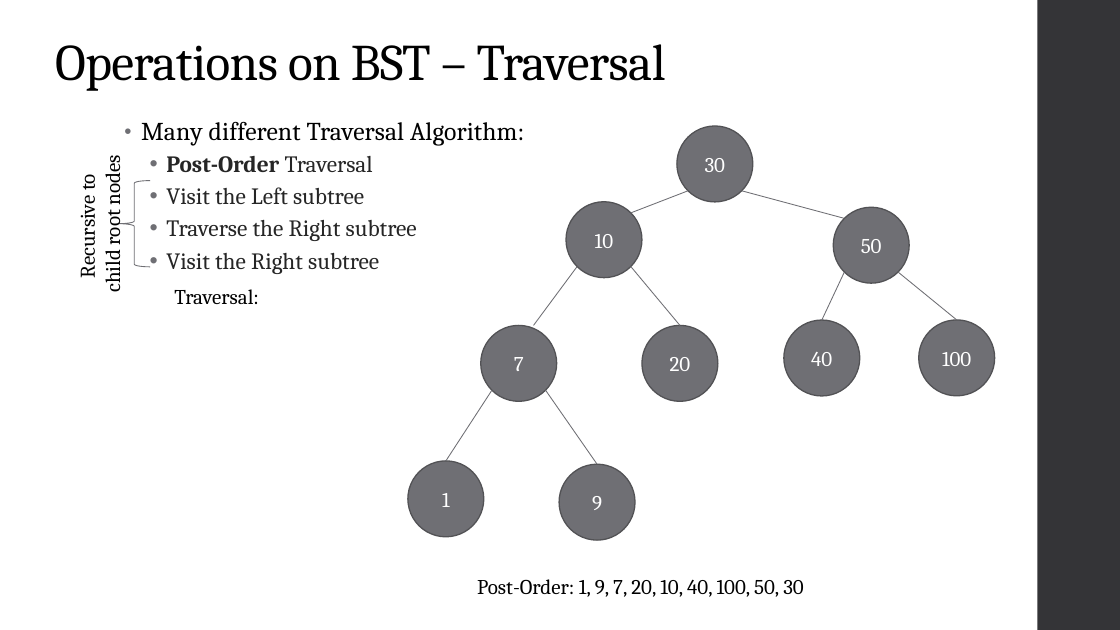
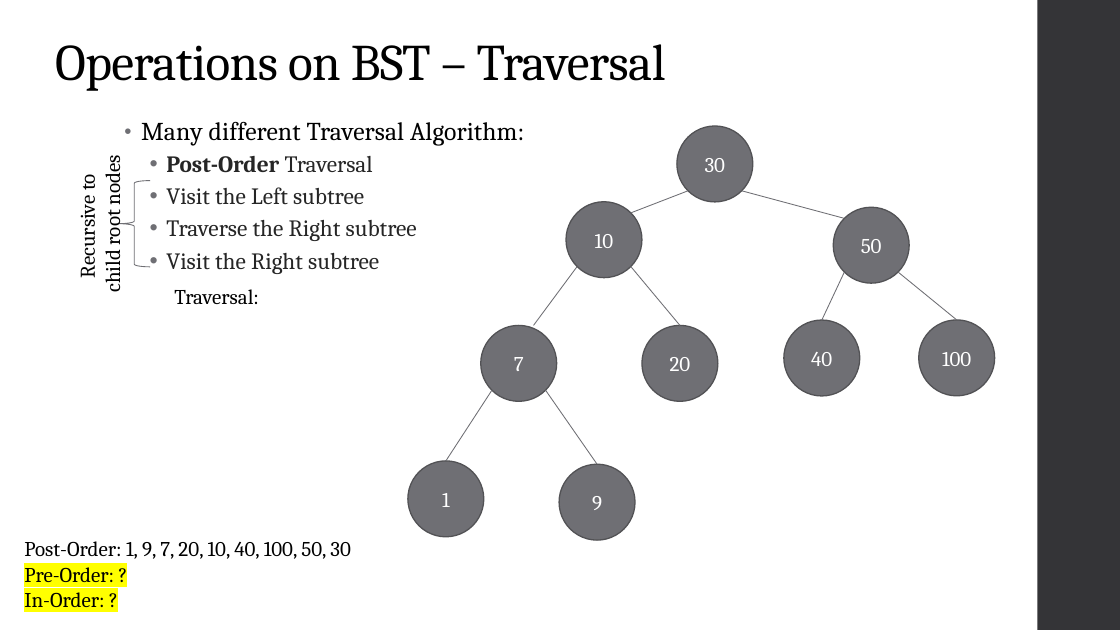
Before and after one commit to share2learnwidmanish/MVJ_Visit_28thJan2023-, a slide deck: slide 57 of DataStructure_Trees_animation_MVJ.pptx (slide 55 before the commit). Drawn at 1120x630 pixels with LibreOffice and Linux fonts; fonts in the diff are those of the drawing. Boxes give left, top, right and bottom in pixels: in the first picture for what was removed or moved away, otherwise in the second. Text is boxed around its words. In the diff, an @@ line names an element or a change of style, - is before the commit and + after.

```diff
--- a/DataStructure_Trees_animation_MVJ.pptx
+++ b/DataStructure_Trees_animation_MVJ.pptx
@@ text "Post-Order: 1, 9, 7, 20, ...": place and size @@
-text "Post-Order: 1, 9, 7, 20, ..." at (477, 579, 804, 597)
+text "Post-Order: 1, 9, 7, 20, ..." at (24, 541, 351, 607)
@@ text at (24, 562, 114, 607): paragraphs added @@
+Pre-Order: ?
+In-Order: ?
```
Also in this commit, not shown: 29 other slides changed, 4 slides added.
